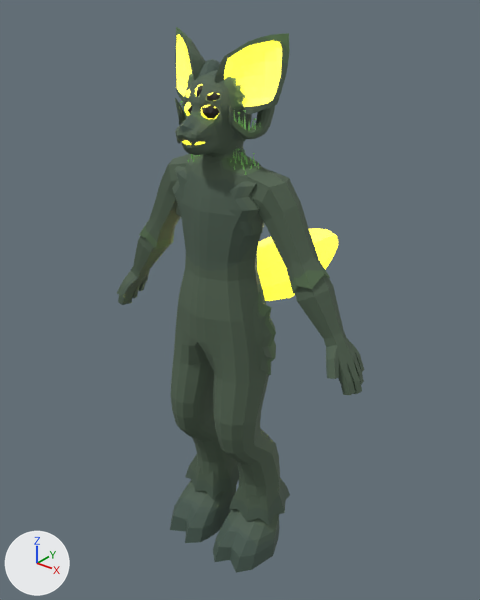
What one commit did to the Blender file NettlesModel.blend.
One viewpoint serves both versions: a 50 mm camera at (1.376, -1.61, 2.11) aimed at (-0.09, 0.223, 0.974). Arrows for +X, +Y and +Z are at lower left; the lights stay in place.

Objects in the first picture: 'Body', 'Eyes'.
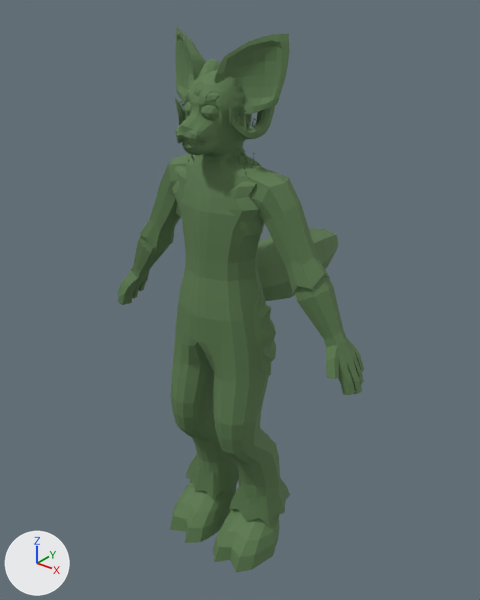
Changed parts and their boxes (x1, y1, x2, y2) in the pictures (480 x 600 px):
'Eyes', deleted
    before: (184, 84, 220, 119)
part 1 of me_body, added
    after: (184, 102, 192, 116)
part 2 of me_body, added
    after: (201, 105, 219, 119)
part 3 of me_body, added
    after: (195, 84, 203, 97)
part 4 of me_body, added
    after: (186, 89, 220, 101)
part 5 of me_body, recoloured
    both: (117, 31, 364, 573)
part 6 of me_body, recoloured (yellow to green)
    both: (176, 34, 338, 301)

Diff of the bpy script that builds the scene:
```diff
--- a/NettlesModel.blend.py
+++ b/NettlesModel.blend.py
@@ me_body @@
 # used by ob_body; location = (0.0, 0.0, 0.0)
-me_body.from_pydata(...)  # 3829 vertices, 3824 faces; spans x -0.56..0.56, y -0.17..0.77, z 0.0..1.97
+me_body.from_pydata(...)  # 3902 vertices, 3910 faces; spans x -0.56..0.56, y -0.17..0.77, z 0.0..1.97
+# me_body part 1: a new loose piece of 18 vertices spanning x -0.07..0.0, y -0.1..-0.05, z 1.72..1.78, in mat_fur
+# me_body part 2: a new loose piece of 18 vertices spanning x 0.0..0.07, y -0.1..-0.05, z 1.72..1.78, in mat_fur
+# me_body part 3: a new loose piece of 15 vertices spanning x -0.02..0.02, y -0.1..-0.07, z 1.79..1.83, in mat_fur
+# me_body part 4
+# 22 vertices are added at x -0.07..0.07, y -0.09..-0.05, z 1.77..1.81
+# 24 new faces join them
+# me_body part 5: 3752 kept faces spanning x -0.56..0.56, y -0.17..0.22, z 0.0..1.97 get new vertex colours
+# me_body part 6: 218 faces spanning x -0.21..0.21, y -0.15..0.77, z 0.98..1.95 switch from mat_glow to mat_fur
@@ ob_eyes @@
-ob_eyes = bpy.data.objects.new('Eyes', me_eyes)
-ob_eyes.location = (0.0, 0.0, 0.0)
```
